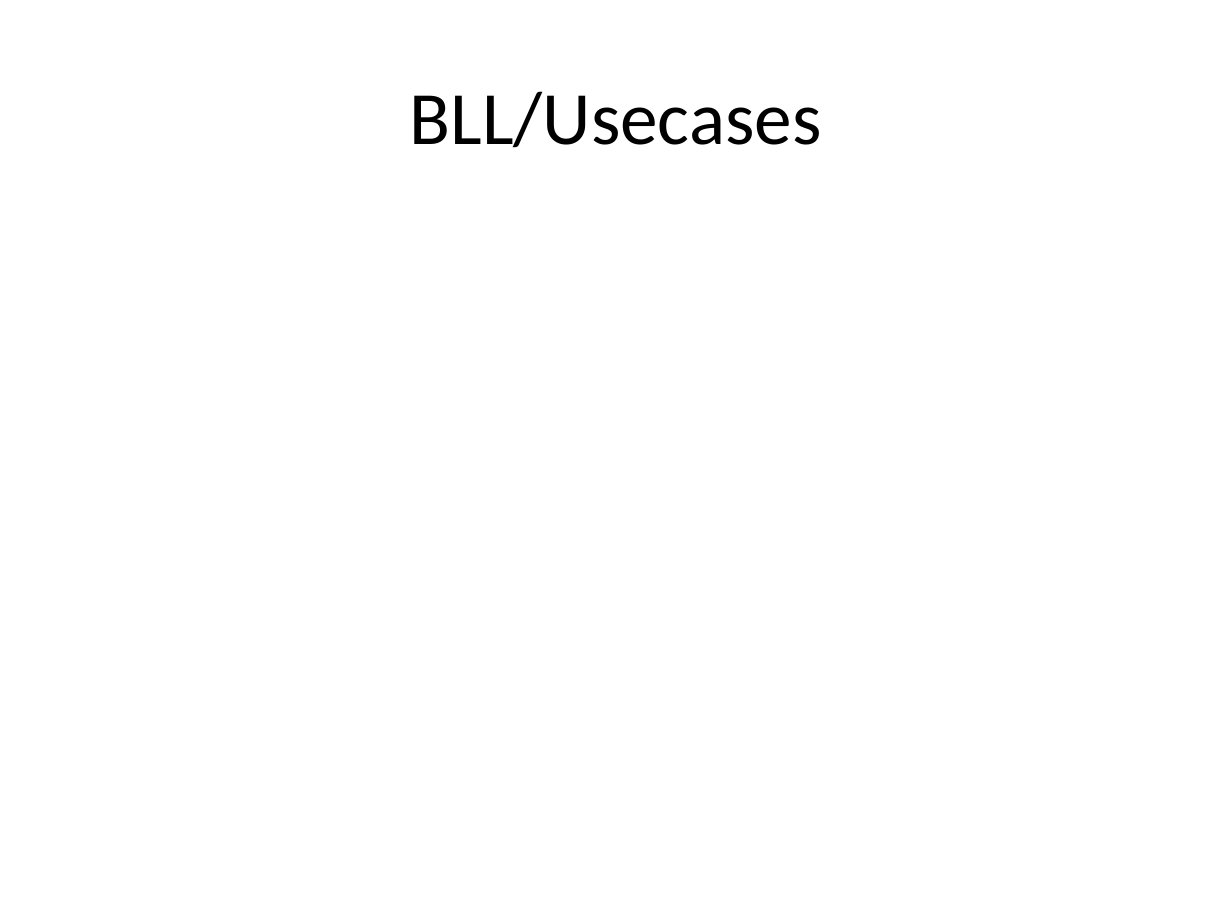
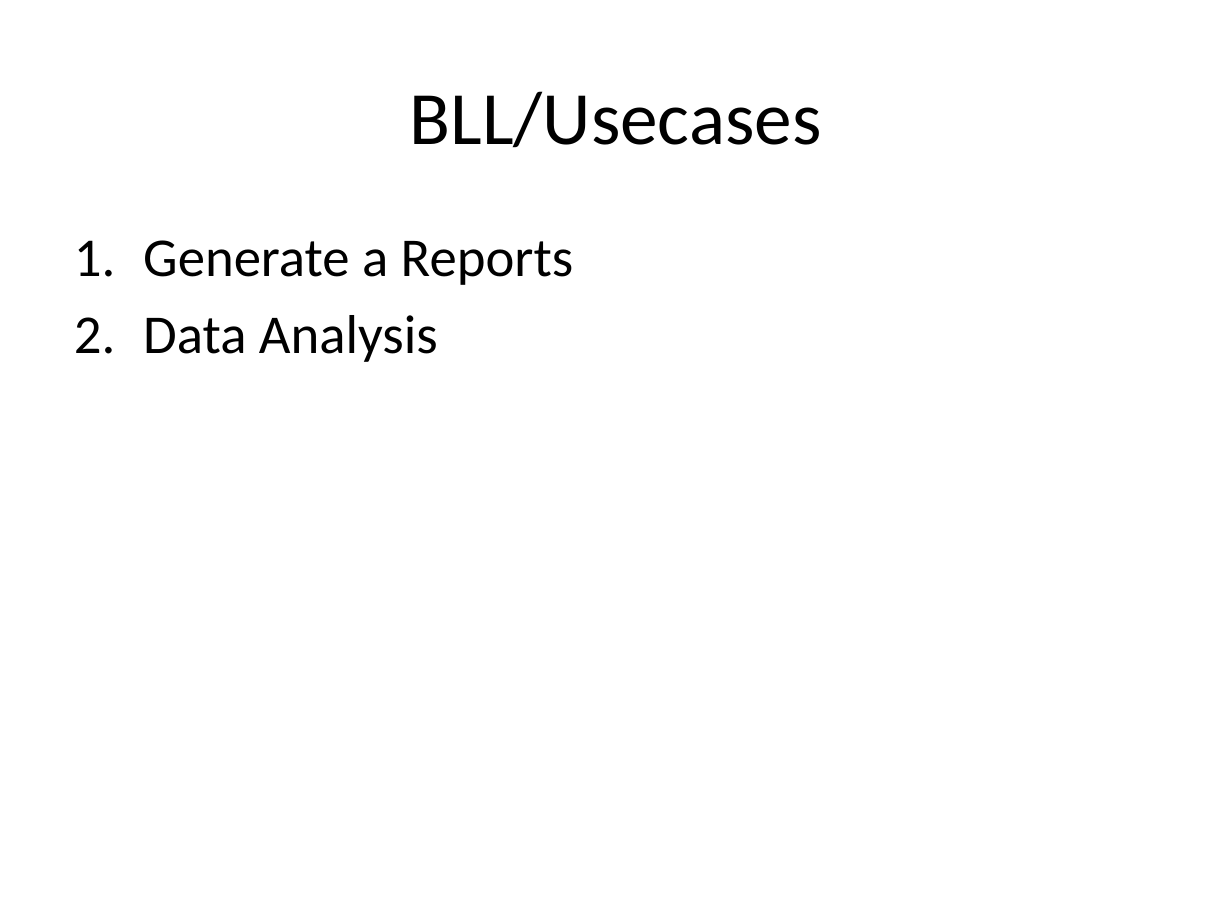
Before and after one commit to darraghb1980/EF-Group-Project, a slide deck: slide 4 of documentation/Presentation.pptx. Drawn at 1232x924 pixels with LibreOffice and Linux fonts; fonts in the diff are those of the drawing. Boxes give left, top, right and bottom in pixels: in the first picture for what was removed or moved away, otherwise in the second. Text is boxed around its words. In the diff, an @@ line names an element or a change of style, - is before the commit and + after.

Commit message:
report + presentation updates

```diff
--- a/documentation/Presentation.pptx
+++ b/documentation/Presentation.pptx
@@ text added at (143,240,573,362), 32 pt, text #000000 @@
+1. Generate a Reports
+2. Data Analysis
```
Also in this commit, not shown: 2 other slides changed, 1 slide added, 1 slide removed, 1 other file.
